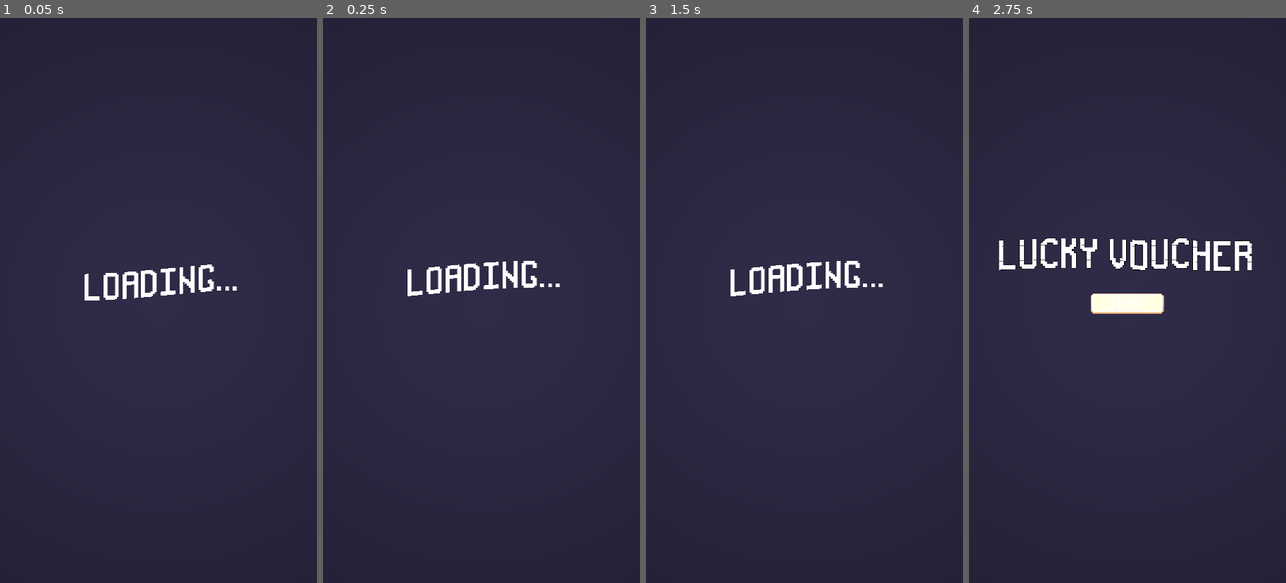
Above: before the commit, frames 1-4 (left to right).
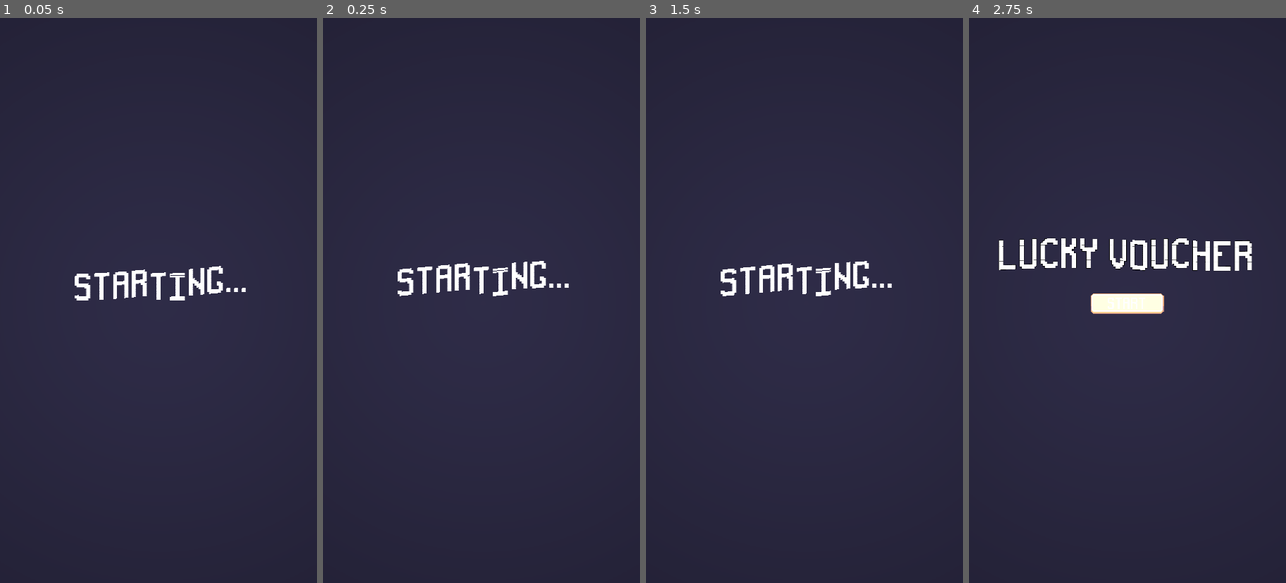
Above: after the commit, the same moments.

Repository: yv0503/DoesSheLovesMe
Game: Godot game, scene res://scenes/tcsn/loading.tscn
Same seed, same stepped clock (60 frames per second), same inputs: the game is played once before the commit and once after it.
Inputs:
- Up to frame 1 (0.05 s): no input
- Up to frame 2 (0.25 s): no input
- Up to frame 3 (1.5 s): no input
- Up to frame 4 (2.75 s): no input

The runs differ from the first frame. In frame 1, 1.4% of the frame differs, in the area x 23-78%, y 43-50%; in frame 2, 1.3%; in frame 3, 1.3%; in frame 4, nothing differs.

Commit message:
Added Popup Animation
Popup Animation for Winner and Loser Scene

Diff:
--- a/project.godot
+++ b/project.godot
@@ -14,7 +14,7 @@
 run/main_scene="res://scenes/tcsn/loading.tscn"
 config/features=PackedStringArray("4.3", "Mobile")
 boot_splash/bg_color=Color(0, 0, 0, 1)
-boot_splash/image="res://sprites/bootsplash.png"
+boot_splash/image="res://sprites/backgrounds/bootsplash.png"
 boot_splash/use_filter=false
 config/icon="res://icon.svg"
 boot_splash/minimum_display_time=1
--- a/scenes/scripts/http_request.gd
+++ b/scenes/scripts/http_request.gd
@@ -3,7 +3,7 @@
 var url = "" #Insert url
 @onready var http_request = $HTTPRequest
 
-func _ready() -> void:
+func _ready():
 	http_request.request_completed.connect(_on_http_request_request_completed)
 	send_request()
 
--- a/scenes/scripts/petal_1.gd
+++ b/scenes/scripts/petal_1.gd
@@ -1,9 +1,13 @@
 extends Button
 
 @export var petal: AnimatedSprite2D
+signal anim_finished
+
+func _ready():
+	petal.animation_finished.connect(petal_anim)
 
 func _on_pressed() -> void:
-	petal.play("petal_pull")
+	petal_anim()
 	$".".queue_free()
 	if Global.win_lose == false && Global.num  < 8:
 		Global.win_lose = true
@@ -11,7 +15,10 @@
 	elif Global.win_lose == true && Global.num  < 8:
 		Global.win_lose = false
 		Global.num +=1
-	if Global.win_lose == true && Global.num  == 8:
+	if Global.win_lose == true && Global.num == 8:
 		get_tree().change_scene_to_file("res://scenes/tcsn/winner.tscn")
-	if Global.win_lose == false && Global.num  == 8:
+	if Global.win_lose == false && Global.num == 8:
 		get_tree().change_scene_to_file("res://scenes/tcsn/loser.tscn")
+
+func petal_anim():
+	petal.play("petal_pull")
--- a/scenes/tcsn/background.tscn
+++ b/scenes/tcsn/background.tscn
@@ -1,6 +1,6 @@
 [gd_scene load_steps=2 format=3 uid="uid://b41i36u7wnmb8"]
 
-[ext_resource type="Texture2D" uid="uid://djiy52biympwj" path="res://sprites/bootsplash.png" id="1_bxsof"]
+[ext_resource type="Texture2D" uid="uid://djiy52biympwj" path="res://sprites/backgrounds/bootsplash.png" id="1_bxsof"]
 
 [node name="background" type="Node2D"]
 
--- a/scenes/tcsn/loading.tscn
+++ b/scenes/tcsn/loading.tscn
@@ -1,7 +1,7 @@
 [gd_scene load_steps=7 format=3 uid="uid://526l6b3w5kkd"]
 
-[ext_resource type="Texture2D" uid="uid://djiy52biympwj" path="res://sprites/bootsplash.png" id="1_eovc8"]
-[ext_resource type="Script" path="res://scenes/tcsn/loading.gd" id="1_tbewt"]
+[ext_resource type="Texture2D" uid="uid://djiy52biympwj" path="res://sprites/backgrounds/bootsplash.png" id="1_eovc8"]
+[ext_resource type="Script" path="res://scenes/scripts/loading.gd" id="1_tbewt"]
 [ext_resource type="PackedScene" uid="uid://db70m0rumfcl5" path="res://scenes/tcsn/lighting.tscn" id="2_6b1q3"]
 [ext_resource type="Shader" path="res://scenes/shaders/wavetext.gdshader" id="2_584gd"]
 [ext_resource type="FontFile" uid="uid://2gm83ci1c064" path="res://sprites/fonts/pixelFont-7-8x14-sproutLands.ttf" id="3_j7mkx"]
@@ -42,7 +42,7 @@
 grow_vertical = 2
 theme_override_fonts/font = ExtResource("3_j7mkx")
 theme_override_font_sizes/font_size = 50
-text = "LOADING..."
+text = "Starting..."
 horizontal_alignment = 1
 vertical_alignment = 1
 
--- a/scenes/tcsn/loser.tscn
+++ b/scenes/tcsn/loser.tscn
@@ -1,14 +1,51 @@
-[gd_scene load_steps=17 format=3 uid="uid://cuebf00aglwjx"]
+[gd_scene load_steps=21 format=3 uid="uid://cuebf00aglwjx"]
 
 [ext_resource type="PackedScene" uid="uid://db70m0rumfcl5" path="res://scenes/tcsn/lighting.tscn" id="1_1v2jx"]
 [ext_resource type="PackedScene" uid="uid://b41i36u7wnmb8" path="res://scenes/tcsn/background.tscn" id="1_2i3sw"]
 [ext_resource type="FontFile" uid="uid://2gm83ci1c064" path="res://sprites/fonts/pixelFont-7-8x14-sproutLands.ttf" id="1_pbirm"]
+[ext_resource type="Script" path="res://scenes/tcsn/popup.gd" id="1_pk2ws"]
 [ext_resource type="Shader" path="res://scenes/shaders/wavetext.gdshader" id="2_e8cib"]
-[ext_resource type="Texture2D" uid="uid://bcb1308m705nx" path="res://sprites/UI Big Play Button.png" id="2_hvj5e"]
+[ext_resource type="Texture2D" uid="uid://bcb1308m705nx" path="res://sprites/UI/UI Big Play Button.png" id="2_hvj5e"]
 [ext_resource type="LabelSettings" uid="uid://dd1o01iuf0xj5" path="res://scenes/font_settings/label_2.tres" id="3_e5yhn"]
 [ext_resource type="Script" path="res://scenes/scripts/start.gd" id="3_x6fib"]
 [ext_resource type="LabelSettings" uid="uid://cmrqtgl8q0d6m" path="res://scenes/font_settings/label_1.tres" id="4_qlkqa"]
-[ext_resource type="Script" path="res://scenes/tcsn/jokes.gd" id="5_xpme0"]
+[ext_resource type="Script" path="res://scenes/scripts/jokes.gd" id="5_xpme0"]
+
+[sub_resource type="Animation" id="Animation_ajs51"]
+resource_name = "pop_up"
+tracks/0/type = "value"
+tracks/0/imported = false
+tracks/0/enabled = true
+tracks/0/path = NodePath(".:scale")
+tracks/0/interp = 1
+tracks/0/loop_wrap = true
+tracks/0/keys = {
+"times": PackedFloat32Array(0, 0.366667, 0.533333),
+"transitions": PackedFloat32Array(1, 1, 1),
+"update": 0,
+"values": [Vector2(0, 0), Vector2(1.5, 1.5), Vector2(1, 1)]
+}
+
+[sub_resource type="Animation" id="Animation_oikoa"]
+length = 0.001
+tracks/0/type = "value"
+tracks/0/imported = false
+tracks/0/enabled = true
+tracks/0/path = NodePath(".:scale")
+tracks/0/interp = 1
+tracks/0/loop_wrap = true
+tracks/0/keys = {
+"times": PackedFloat32Array(0),
+"transitions": PackedFloat32Array(1),
+"update": 0,
+"values": [Vector2(0.1, 0.1)]
+}
+
+[sub_resource type="AnimationLibrary" id="AnimationLibrary_aoxpy"]
+_data = {
+"RESET": SubResource("Animation_oikoa"),
+"pop_up": SubResource("Animation_ajs51")
+}
 
 [sub_resource type="ShaderMaterial" id="ShaderMaterial_3uw57"]
 shader = ExtResource("2_e8cib")
@@ -42,20 +79,33 @@
 
 [node name="loser" type="Node2D"]
 
-[node name="lighting" parent="." instance=ExtResource("1_1v2jx")]
-
 [node name="background" parent="." instance=ExtResource("1_2i3sw")]
 position = Vector2(-32, -16)
 
-[node name="Label" type="Label" parent="."]
+[node name="lighting" parent="." instance=ExtResource("1_1v2jx")]
+
+[node name="loser_menu" type="Control" parent="."]
+layout_mode = 3
+anchors_preset = 0
+scale = Vector2(0.1, 0.1)
+pivot_offset = Vector2(540, 960)
+script = ExtResource("1_pk2ws")
+
+[node name="AnimationPlayer" type="AnimationPlayer" parent="loser_menu"]
+libraries = {
+"": SubResource("AnimationLibrary_aoxpy")
+}
+
+[node name="Label" type="Label" parent="loser_menu"]
 material = SubResource("ShaderMaterial_3uw57")
+layout_mode = 1
 anchors_preset = 8
 anchor_left = 0.5
 anchor_top = 0.5
 anchor_right = 0.5
 anchor_bottom = 0.5
 offset_left = 7.0
-offset_top = 97.0
+offset_top = 96.9998
 offset_right = 1079.0
 offset_bottom = 534.0
 grow_horizontal = 2
@@ -65,7 +115,7 @@
 horizontal_alignment = 1
 vertical_alignment = 1
 
-[node name="Jokes" type="Label" parent="Label"]
+[node name="Jokes" type="Label" parent="loser_menu/Label"]
 material = SubResource("ShaderMaterial_vtfxy")
 layout_mode = 0
 offset_left = 115.0
@@ -81,7 +131,7 @@
 max_lines_visible = 3
 script = ExtResource("5_xpme0")
 
-[node name="Start" type="Button" parent="Label"]
+[node name="Start" type="Button" parent="loser_menu/Label"]
 layout_mode = 1
 anchors_preset = 8
 anchor_left = 0.5
@@ -107,5 +157,5 @@
 "
 script = ExtResource("3_x6fib")
 
-[connection signal="ready" from="Label/Jokes" to="Label/Jokes" method="_on_ready"]
-[connection signal="pressed" from="Label/Start" to="Label/Start" method="_on_pressed"]
+[connection signal="ready" from="loser_menu/Label/Jokes" to="loser_menu/Label/Jokes" method="_on_ready"]
+[connection signal="pressed" from="loser_menu/Label/Start" to="loser_menu/Label/Start" method="_on_pressed"]
--- a/scenes/tcsn/menu.tscn
+++ b/scenes/tcsn/menu.tscn
@@ -3,7 +3,7 @@
 [ext_resource type="FontFile" uid="uid://2gm83ci1c064" path="res://sprites/fonts/pixelFont-7-8x14-sproutLands.ttf" id="1_aujm4"]
 [ext_resource type="PackedScene" uid="uid://db70m0rumfcl5" path="res://scenes/tcsn/lighting.tscn" id="1_ewffr"]
 [ext_resource type="Script" path="res://scenes/scripts/start.gd" id="1_ffh8t"]
-[ext_resource type="Texture2D" uid="uid://bcb1308m705nx" path="res://sprites/UI Big Play Button.png" id="2_pfqfb"]
+[ext_resource type="Texture2D" uid="uid://bcb1308m705nx" path="res://sprites/UI/UI Big Play Button.png" id="2_pfqfb"]
 [ext_resource type="Shader" path="res://scenes/shaders/background.gdshader" id="2_vln7t"]
 [ext_resource type="PackedScene" uid="uid://b41i36u7wnmb8" path="res://scenes/tcsn/background.tscn" id="3_ce1kg"]
 [ext_resource type="Shader" path="res://scenes/shaders/wavetext.gdshader" id="5_2foi7"]
--- /dev/null
+++ b/scenes/tcsn/popup.gd
@@ -0,0 +1,4 @@
+extends Control
+
+func _ready() -> void:
+	$AnimationPlayer.play("pop_up")
--- a/scenes/tcsn/transition.tscn
+++ b/scenes/tcsn/transition.tscn
@@ -2,7 +2,7 @@
 
 [ext_resource type="Script" path="res://scenes/scripts/transition.gd" id="1_wslii"]
 [ext_resource type="Shader" path="res://scenes/shaders/transition.gdshader" id="2_g41n0"]
-[ext_resource type="Texture2D" uid="uid://8uts0hft224y" path="res://sprites/noise_mesh.png" id="3_iyu3r"]
+[ext_resource type="Texture2D" uid="uid://8uts0hft224y" path="res://sprites/mesh/noise_mesh.png" id="3_iyu3r"]
 
 [sub_resource type="Animation" id="Animation_b5vmm"]
 length = 0.001
--- a/scenes/tcsn/voucher.tscn
+++ b/scenes/tcsn/voucher.tscn
@@ -3,7 +3,7 @@
 [ext_resource type="Script" path="res://scenes/scripts/voucher_button.gd" id="1_1rbuh"]
 [ext_resource type="PackedScene" uid="uid://b41i36u7wnmb8" path="res://scenes/tcsn/background.tscn" id="1_l7j0v"]
 [ext_resource type="Texture2D" uid="uid://c2h3vlilfs5s4" path="res://sprites/objects/flower_animation.png" id="2_mb258"]
-[ext_resource type="Texture2D" uid="uid://ctf1dgtt5x0oi" path="res://sprites/flower_animation.png" id="3_a7ppv"]
+[ext_resource type="Texture2D" uid="uid://ctf1dgtt5x0oi" path="res://sprites/flower/flower_animation.png" id="3_a7ppv"]
 [ext_resource type="Shader" path="res://scenes/shaders/background.gdshader" id="3_ptlmr"]
 
 [sub_resource type="StyleBoxEmpty" id="StyleBoxEmpty_v6fx7"]
--- a/scenes/tcsn/winner.tscn
+++ b/scenes/tcsn/winner.tscn
@@ -1,9 +1,10 @@
-[gd_scene load_steps=7 format=3 uid="uid://b6ilukhr81a24"]
+[gd_scene load_steps=11 format=3 uid="uid://b6ilukhr81a24"]
 
 [ext_resource type="PackedScene" uid="uid://b41i36u7wnmb8" path="res://scenes/tcsn/background.tscn" id="1_jsjr3"]
 [ext_resource type="PackedScene" uid="uid://db70m0rumfcl5" path="res://scenes/tcsn/lighting.tscn" id="1_mdieb"]
 [ext_resource type="Shader" path="res://scenes/shaders/wavetext.gdshader" id="2_5ci16"]
 [ext_resource type="LabelSettings" uid="uid://dd1o01iuf0xj5" path="res://scenes/font_settings/label_2.tres" id="3_10vgk"]
+[ext_resource type="Script" path="res://scenes/tcsn/popup.gd" id="3_e0b0f"]
 [ext_resource type="PackedScene" uid="uid://blbwx1inb1rui" path="res://scenes/tcsn/qr_code.tscn" id="4_ggipo"]
 
 [sub_resource type="ShaderMaterial" id="ShaderMaterial_fa740"]
@@ -12,6 +13,42 @@
 shader_parameter/frequency = 5.0
 shader_parameter/speed = 5.0
 
+[sub_resource type="Animation" id="Animation_bfxhv"]
+resource_name = "pop_up"
+tracks/0/type = "value"
+tracks/0/imported = false
+tracks/0/enabled = true
+tracks/0/path = NodePath(".:scale")
+tracks/0/interp = 1
+tracks/0/loop_wrap = true
+tracks/0/keys = {
+"times": PackedFloat32Array(0, 0.4, 0.6),
+"transitions": PackedFloat32Array(1, 1, 1),
+"update": 0,
+"values": [Vector2(0, 0), Vector2(1.5, 1.5), Vector2(1, 1)]
+}
+
+[sub_resource type="Animation" id="Animation_jo3i1"]
+length = 0.001
+tracks/0/type = "value"
+tracks/0/imported = false
+tracks/0/enabled = true
+tracks/0/path = NodePath(".:scale")
+tracks/0/interp = 1
+tracks/0/loop_wrap = true
+tracks/0/keys = {
+"times": PackedFloat32Array(0),
+"transitions": PackedFloat32Array(1),
+"update": 0,
+"values": [Vector2(1e-05, 1e-05)]
+}
+
+[sub_resource type="AnimationLibrary" id="AnimationLibrary_hb73o"]
+_data = {
+"RESET": SubResource("Animation_jo3i1"),
+"pop_up": SubResource("Animation_bfxhv")
+}
+
 [node name="winner" type="Node2D"]
 
 [node name="lighting" parent="." instance=ExtResource("1_mdieb")]
@@ -19,7 +56,16 @@
 [node name="background" parent="." instance=ExtResource("1_jsjr3")]
 position = Vector2(-23, -22)
 
-[node name="Label" type="Label" parent="."]
+[node name="winner_menu" type="Control" parent="."]
+layout_mode = 3
+anchors_preset = 0
+offset_right = 40.0
+offset_bottom = 40.0
+scale = Vector2(1e-05, 1e-05)
+pivot_offset = Vector2(540, 960)
+script = ExtResource("3_e0b0f")
+
+[node name="Label" type="Label" parent="winner_menu"]
 material = SubResource("ShaderMaterial_fa740")
 offset_left = 16.0
 offset_top = 167.0
@@ -32,7 +78,12 @@
 horizontal_alignment = 1
 vertical_alignment = 1
 
-[node name="QRView" parent="." instance=ExtResource("4_ggipo")]
+[node name="QRView" parent="winner_menu" instance=ExtResource("4_ggipo")]
 self_modulate = Color(100, 100, 100, 1)
 offset_top = 984.0
 offset_bottom = 984.0
+
+[node name="AnimationPlayer" type="AnimationPlayer" parent="winner_menu"]
+libraries = {
+"": SubResource("AnimationLibrary_hb73o")
+}
Renamed: scenes/tcsn/jokes.gd -> scenes/scripts/jokes.gd
Renamed: scenes/tcsn/loading.gd -> scenes/scripts/loading.gd
Renamed: sprites/UI Big Play Button.png -> sprites/UI/UI Big Play Button.png
Not shown, changed: sprites/UI/UI Big Play Button.png.import
Renamed: sprites/UI Settings Buttons.png -> sprites/UI/UI Settings Buttons.png
Not shown, changed: sprites/UI/UI Settings Buttons.png.import
Renamed: sprites/background.png -> sprites/backgrounds/background.png
Not shown, changed: sprites/backgrounds/background.png.import
Renamed: sprites/bootsplash.png -> sprites/backgrounds/bootsplash.png
Not shown, changed: sprites/backgrounds/bootsplash.png.import
Renamed: sprites/flower_animation.png -> sprites/flower/flower_animation.png
Not shown, changed: sprites/flower/flower_animation.png.import
(and 4 more such lines)
